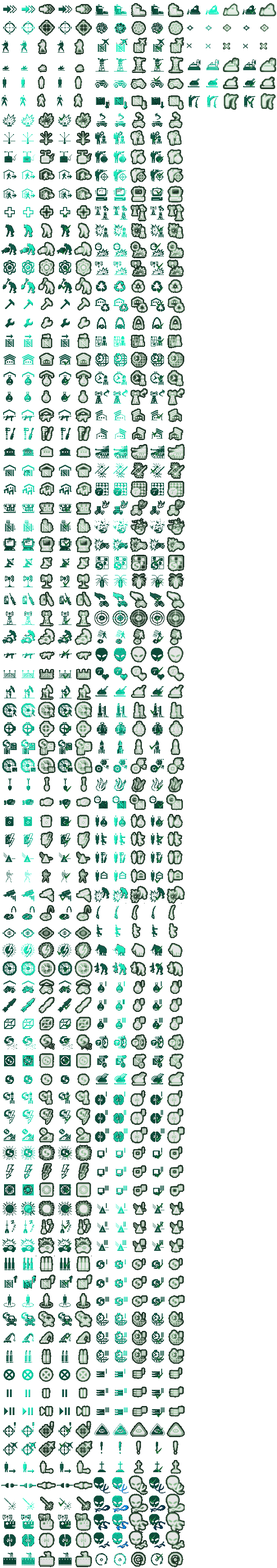
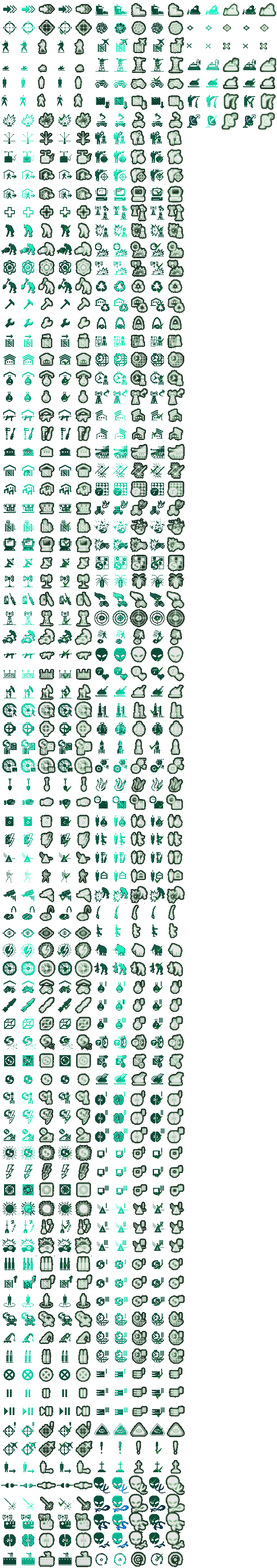
Before/after of a (277, 1568) layered artwork. What changed in the layer stack:
showed "Warstwa 11" over [187, 96, 208, 103]
added layer "ru radar" above "fajka" over [186, 112, 275, 130]
added layer "fajka" above "old_buttons" over [59, 28, 66, 35]
